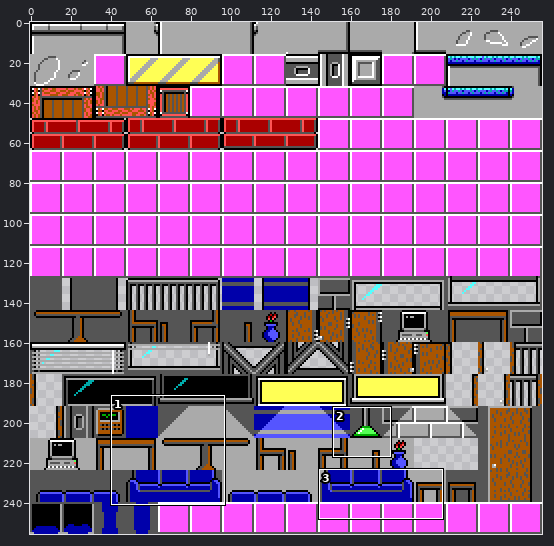
One commit to this sprite sheet: bin/data/tile_sheet.png. Above, an overview of the earlier version with the close-up marked.
Close-up. The starting point:
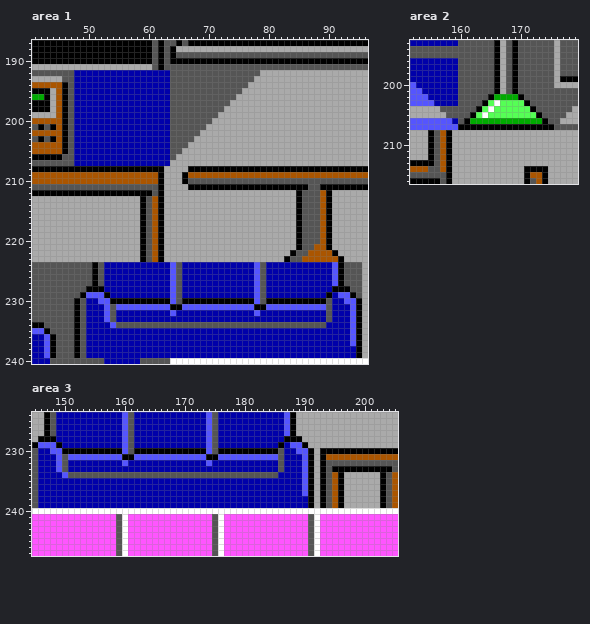
The file is 256x256 pixels. Shown: area 1: x 41..96, y 187..240; area 2: x 152..179, y 193..216; area 3: x 145..205, y 224..247.
Once edited:
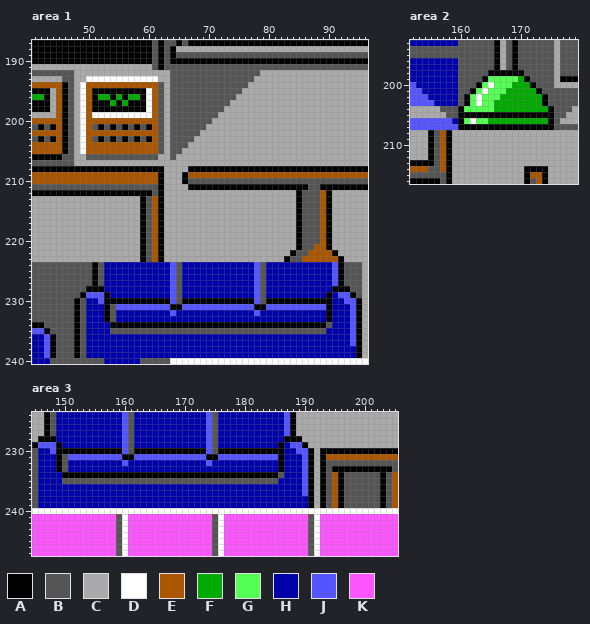
Palette (. is transparent): A #000000  B #555555  C #aaaaaa  D #ffffff  E #aa5500  F #00aa00  G #55ff55  H #0000aa  J #5555ff  K #ff55ff
Diff:
Changed rows in their new state; - is an unchanged pixel.
Area 1:
first column x 48:
192 CCCCCCCCCCCCCCCC
193 CCDDDDDDDDDDDDCC
194 CDEEEEEEEEEEEEBC
195 CDEAAAAAAAAADEBC
196 CDEAFFAFAFFADEBC
197 CDEAAAFAFAAADEBC
198 CDEAAAAAAAAADEBC
199 CDEDDDDDDDDDDEBC
200 CDEEEEEEEEEEEEBC
201 CDEBABABABABAEBC
202 CDEEEEEEEEEEEEBC
203 CDEBABABABABAEBC
204 CDEEEEEEEEEEEEBC
205 CDEEEEEEEEEEEEBC
206 CCBBBBBBBBBBBBCC
207 CCCCCCCCCCCCCCCC
first column x 53:
230 A------------------------------------A
231 A------------------------------------A
232 A------------------------------------A
233 A------------------------------------A
234 -AAAAAAAAAAAAAAAAAAAAAAAAAAAAAAAAAAAAB
235 -BBBBBBBBBBBBBBBBBBBBBBBBBBBBBBBBBBBB-
Area 2:
first column x 160:
198 -----A-AA-A-----
199 ----AGGGGGFA----
200 ---AGDGGGFFFA---
201 --AGDGGGFFFFFA--
202 -AGDGGG---FFFFA-
203 -AGDG-FFFFFFFFA-
204 AGGG-GFFFFFFFFFA
205 AA-AAAAAAAAAA-AA
206 AGDGG---------FA
Area 3:
first column x 149:
230 A------------------------------------A----------------
231 A------------------------------------A----------------
232 A------------------------------------A----------------
233 A------------------------------------A----------------
234 -AAAAAAAAAAAAAAAAAAAAAAAAAAAAAAAAAAAAB----------BBBBBB
235 -BBBBBBBBBBBBBBBBBBBBBBBBBBBBBBBBBBBB-----------BBBBBB
236 ------------------------------------------------BBBBBB
237 ------------------------------------------------BBBBBB
238 ------------------------------------------------BBBBBB
239 ------------------------------------------------BBBBBB
